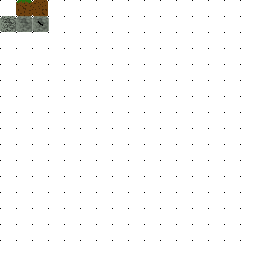
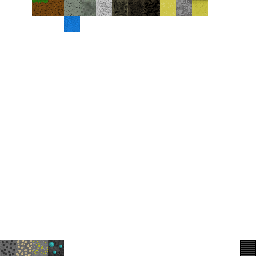
Layer changes from the first w=256, h=256 image to the second:
hid "back" over [0, 0, 256, 256]
added layer "255 bedrock" above "243 diamondOre #1" over [240, 240, 256, 256]
added layer "243 diamondOre #1" above "243 diamondOre" over [48, 240, 64, 256]
added layer "243 diamondOre" above "242 goldOre" over [48, 240, 64, 256]
added layer "242 goldOre" above "241 ironOne" over [32, 240, 48, 256]
added layer "241 ironOne" above "240 coalOre" over [16, 240, 32, 256]
added layer "240 coalOre" above "20 water1" over [0, 240, 16, 256]
renamed "Pasted Layer #4" to "20 water1", painted on it over [33, 16, 80, 32]
added layer "12 sandBlock" above "11 gravel" over [192, 0, 208, 16]
added layer "11 gravel" above "10 sand" over [176, 0, 192, 16]
added layer "10 sand" above "9 deepSton3" over [160, 0, 176, 16]
added layer "9 deepSton3" above "8 deepStone2" over [144, 0, 160, 16]
added layer "8 deepStone2" above "7 deepStone1" over [128, 0, 144, 16]
renamed "Pasted Layer #3" to "7 deepStone1", painted on it over [17, 0, 128, 32]
added layer "6 stone3" above "5 stone2" over [96, 0, 112, 16]
added layer "5 stone2" above "4 stone1" over [80, 0, 96, 16]
renamed "Pasted Layer #2" to "4 stone1", painted on it over [0, 0, 80, 32]
renamed "Pasted Layer #1" to "3 dirt", painted on it over [32, 0, 64, 16]
renamed "Pasted Layer" to "2 grass", painted on it over [16, 0, 48, 16]
